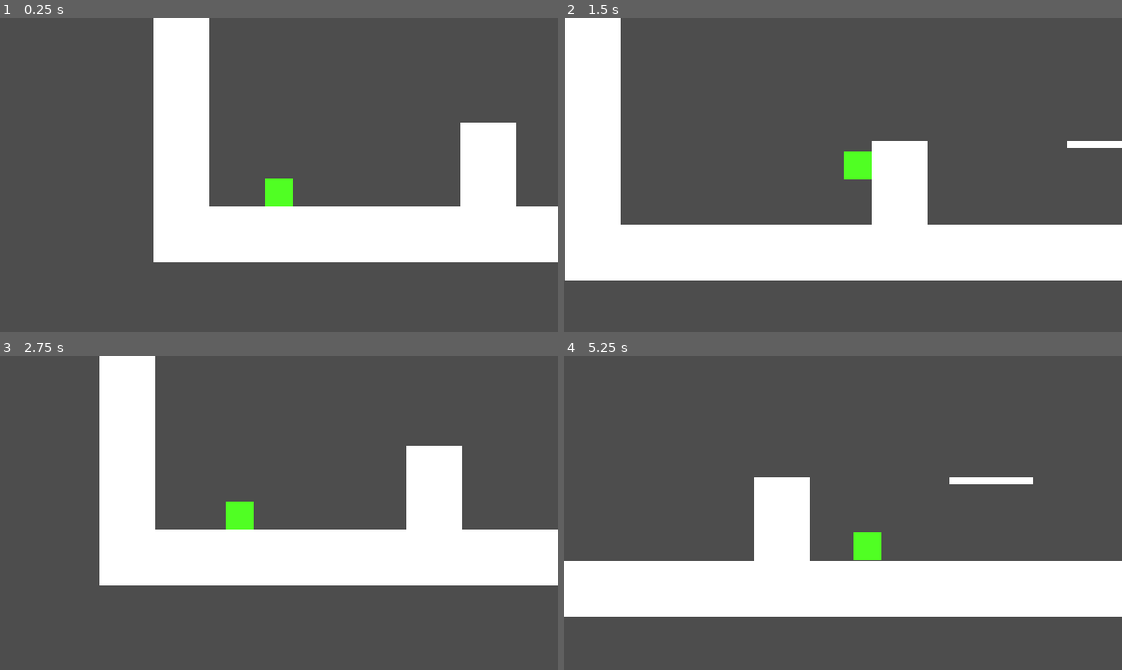
Above: before the commit, frames 1-4 (two rows, left to right).
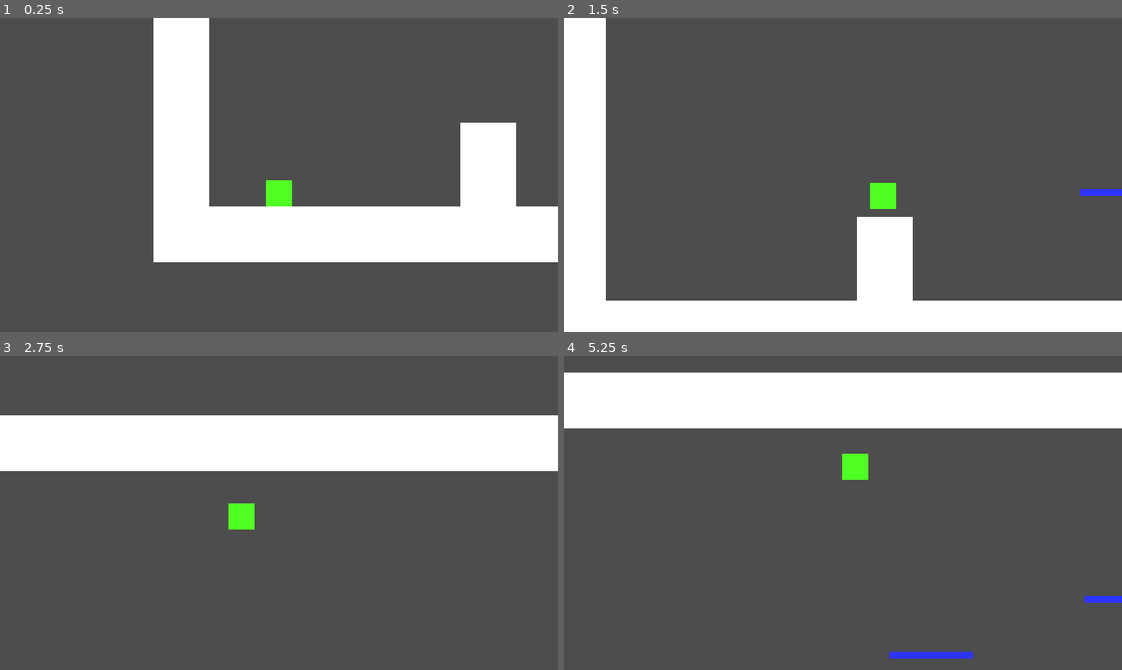
Above: after the commit, the same moments.

Repository: Addrakur/JubiscleiaGodot
Game: Godot game, scene res://levels/level_test.tscn
Two runs of this game, one before a commit and one after it. Both use one fixed random seed, a clock stepped at 60 frames per second and the inputs below.
Inputs:
- Up to frame 1 (0.25 s): no input
- Up to frame 2 (1.5 s): hold Space (jump) 0.53-1.28 s; hold D (right) from 0.53 s (still down); tap Space (jump) at 1.35 s
- Up to frame 3 (2.75 s): tap Space (jump) at 1.52, 1.82 s; release D (right) at 2.03 s; hold A (left) from 2.03 s (still down); hold Space (jump) from 2.03 s (still down)
- Up to frame 4 (5.25 s): release A (left) at 2.78 s; release Space (jump) at 2.78 s; hold D (right) 2.78-4.28 s; tap Space (jump) at 2.85, 3.02, 3.32, 4.35, 4.52, 4.82 s; hold Space (jump) 3.53-4.28 s; hold A (left) 4.28-5.03 s; hold D (right) from 5.03 s (still down); hold Space (jump) from 5.03 s (still down)

The runs differ from the first frame. In frame 1, less than 0.1% of the frame differs, in the area x 47-53%, y 51-60%; in frame 2, 31%; in frame 3, 35%; in frame 4, 40%, in the area x 0-100%, y 5-97%.

Commit message:
Pulo dinamico
Mecanica implementada, so precisa de ajustes nas variaveis

Diff:
--- a/Jubiscleia/levels/level_test.tscn
+++ b/Jubiscleia/levels/level_test.tscn
@@ -21,7 +21,7 @@
 
 [node name="Polygon2D" type="Polygon2D" parent="Ground"]
 invert_border = 1.0
-polygon = PackedVector2Array(0, 128, 0, 640, 1312, 640, 1312, 128, 64, 128, 64, 192, 1248, 192, 1248, 352, 1056, 352, 1056, 576, 416, 576, 416, 480, 352, 480, 352, 576, 64, 576, 64, 128)
+polygon = PackedVector2Array(0, 128, 0, 640, 2112, 640, 2112, 128, 64, 128, 64, 192, 2048, 192, 2048, 480, 1760, 480, 1760, 512, 1856, 512, 1856, 544, 2048, 544, 2048, 576, 1120, 576, 1120, 416, 1248, 416, 1248, 352, 1056, 352, 1056, 576, 416, 576, 416, 480, 352, 480, 352, 576, 64, 576, 64, 128)
 
 [node name="CollisionPolygon2D" type="CollisionPolygon2D" parent="Ground"]
 
@@ -29,7 +29,13 @@
 position = Vector2(144, 528)
 
 [node name="Plataform" parent="." instance=ExtResource("2_tceqm")]
-position = Vector2(576, 480)
+position = Vector2(608, 448)
 
 [node name="Plataform2" parent="." instance=ExtResource("2_tceqm")]
-position = Vector2(800, 384)
+position = Vector2(832, 384)
+
+[node name="Plataform3" parent="." instance=ExtResource("2_tceqm")]
+position = Vector2(1376, 384)
+
+[node name="Plataform4" parent="." instance=ExtResource("2_tceqm")]
+position = Vector2(1568, 448)
--- a/Jubiscleia/levels/plataform.tscn
+++ b/Jubiscleia/levels/plataform.tscn
@@ -6,6 +6,7 @@
 [node name="Plataform" type="StaticBody2D"]
 
 [node name="Polygon2D" type="Polygon2D" parent="."]
+color = Color(0.180392, 0.207843, 1, 1)
 polygon = PackedVector2Array(0, 0, 96, 0, 96, 8, 0, 8)
 
 [node name="CollisionShape2D" type="CollisionShape2D" parent="."]
--- a/Jubiscleia/player/player.gd
+++ b/Jubiscleia/player/player.gd
@@ -6,6 +6,7 @@
 @export var jump_height: float
 @export var jump_time_to_peak: float
 @export var jump_time_to_descent: float
+@export var jump_time_to_peak_mult: float
 var first_jump: bool
 var double_jump: bool
 
@@ -13,6 +14,7 @@
 var jump_gravity: float
 var fall_gravity: float
 
+var jump_timer: float = 0
 
 # Get the gravity from the project settings to be synced with RigidBody nodes.
 var gravity: float = ProjectSettings.get_setting("physics/2d/default_gravity")
@@ -37,14 +39,15 @@
 	else:
 		first_jump = true
 		double_jump = true
+		jump_timer = 0
 
-	if Input.is_action_just_pressed("jump"):
-		if first_jump:
+	if Input.is_action_pressed("jump"):
+		if first_jump && jump_timer < jump_time_to_peak * jump_time_to_peak_mult:
 			velocity.y = jump_velocity
-			first_jump = false
-		elif double_jump:
+			jump_timer += delta
+		elif double_jump && jump_timer < jump_time_to_peak * jump_time_to_peak_mult:
 			velocity.y = jump_velocity
-			double_jump = false
+			jump_timer += delta
 
 	velocity.x = direction * speed
 
--- a/Jubiscleia/player/player.tscn
+++ b/Jubiscleia/player/player.tscn
@@ -3,18 +3,19 @@
 [ext_resource type="Script" path="res://player/player.gd" id="1_5lux4"]
 
 [sub_resource type="RectangleShape2D" id="RectangleShape2D_ttoyg"]
-size = Vector2(32, 32)
+size = Vector2(30, 30)
 
 [node name="player" type="CharacterBody2D"]
 script = ExtResource("1_5lux4")
 speed = 250.0
-jump_height = 100.0
-jump_time_to_peak = 0.5
-jump_time_to_descent = 0.4
+jump_height = 20.0
+jump_time_to_peak = 0.12
+jump_time_to_descent = 0.15
+jump_time_to_peak_mult = 2.4
 
 [node name="StaticColour" type="Polygon2D" parent="."]
 color = Color(0.313726, 1, 0.141176, 1)
-polygon = PackedVector2Array(-16, -16, 16, -16, 16, 16, -16, 16)
+polygon = PackedVector2Array(-15, -15, 15, -15, 15, 15, -15, 15)
 
 [node name="Collision" type="CollisionShape2D" parent="."]
 shape = SubResource("RectangleShape2D_ttoyg")
